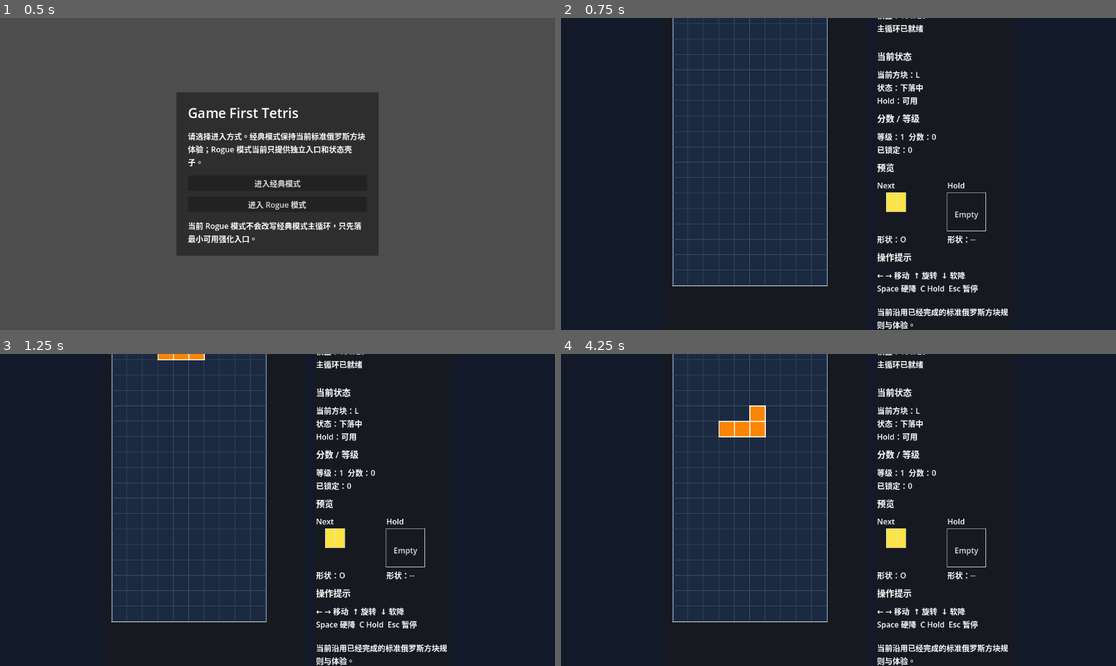
Above: before the commit, frames 1-4 (two rows, left to right).
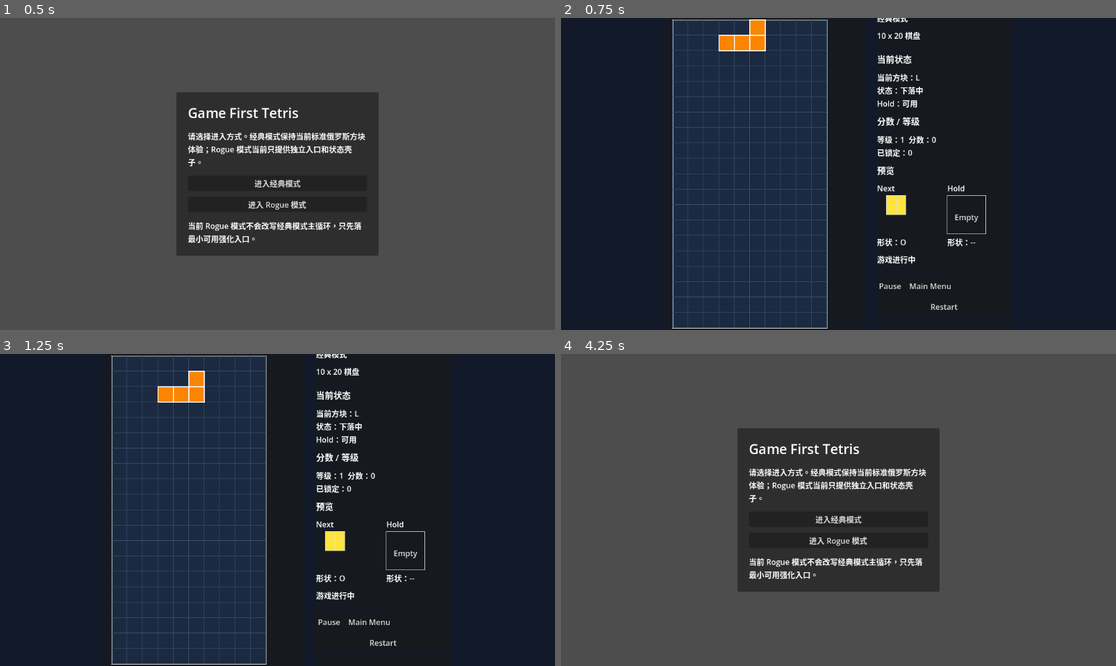
Above: after the commit, the same moments.

Repository: Drew-Z/game-first-tetris
Game: Godot game, scene res://scenes/main/main.tscn
Same seed, same stepped clock (60 frames per second), same inputs: the game is played once before the commit and once after it.
Inputs (mouse positions are in pixels of both pictures, inside the frame that each line leads up to):
- Up to frame 1 (0.5 s): no input
- Up to frame 2 (0.75 s): click "进入经典模式" at 0.5 s
- Up to frame 3 (1.25 s): no input
- Up to frame 4 (4.25 s): click (943, 644) at 1.25 s, where only the run after the commit has a clickable "Restart"; click (943, 644) at 2 s, where only the run after the commit has a clickable "Restart"; click (943, 644) at 2.75 s, where only the run after the commit has a clickable "Restart"; click (932, 622) at 3.5 s, where only the run after the commit has a clickable "Main Menu"

Frame 1 is identical in both runs. In frame 2, 8.9% of the frame differs, in the area x 20-81%, y 0-100%; in frame 3, 9.0%; in frame 4, 87%, in the area x 0-100%, y 0-100%.

Commit message:
refactor(ui): converge hud toward a cross-platform minimal layout

Diff:
--- a/scenes/ui/game_ui.tscn
+++ b/scenes/ui/game_ui.tscn
@@ -11,6 +11,7 @@
 script = ExtResource("1_s4j1r")
 
 [node name="TitleLabel" type="Label" parent="."]
+visible = false
 layout_mode = 2
 theme_override_font_sizes/font_size = 24
 text = "Tetris"
@@ -20,7 +21,7 @@
 text = "Classic / Rogue Board"
 
 [node name="StatusLabel" type="Label" parent="."]
-custom_minimum_size = Vector2(0, 72)
+custom_minimum_size = Vector2(0, 36)
 layout_mode = 2
 autowrap_mode = 3
 text = "Current gameplay summary will appear here."
@@ -37,7 +38,7 @@
 text = "当前状态"
 
 [node name="CurrentStateLabel" type="Label" parent="."]
-custom_minimum_size = Vector2(0, 64)
+custom_minimum_size = Vector2(0, 44)
 layout_mode = 2
 autowrap_mode = 3
 text = "Current active piece state will appear here."
@@ -61,14 +62,14 @@
 
 [node name="RogueStatusLabel" type="Label" parent="."]
 visible = false
-custom_minimum_size = Vector2(0, 84)
+custom_minimum_size = Vector2(0, 64)
 layout_mode = 2
 autowrap_mode = 3
 text = "Rogue upgrade state will appear here."
 
 [node name="RogueEffectsLabel" type="Label" parent="."]
 visible = false
-custom_minimum_size = Vector2(0, 92)
+custom_minimum_size = Vector2(0, 72)
 layout_mode = 2
 autowrap_mode = 3
 text = "Rogue upgrade details will appear here."
@@ -154,18 +155,20 @@
 text = "Shape: none"
 
 [node name="HintHeader" type="Label" parent="."]
+visible = false
 layout_mode = 2
 theme_override_font_sizes/font_size = 18
 text = "操作提示"
 
 [node name="HintLabel" type="Label" parent="."]
-custom_minimum_size = Vector2(0, 64)
+visible = false
+custom_minimum_size = Vector2(0, 36)
 layout_mode = 2
 autowrap_mode = 3
 text = "Control hints will appear here."
 
 [node name="SystemLabel" type="Label" parent="."]
-custom_minimum_size = Vector2(0, 64)
+custom_minimum_size = Vector2(0, 40)
 layout_mode = 2
 autowrap_mode = 3
 text = "System status will appear here."
--- a/scripts/ui/game_ui.gd
+++ b/scripts/ui/game_ui.gd
@@ -25,6 +25,7 @@
 @onready var hold_preview: Control = $PreviewRow/HoldPanel/HoldPreview
 @onready var next_piece_label: Label = $PreviewRow/NextPanel/NextPieceLabel
 @onready var hold_piece_label: Label = $PreviewRow/HoldPanel/HoldPieceLabel
+@onready var hint_header: Label = $HintHeader
 @onready var hint_label: Label = $HintLabel
 @onready var system_label: Label = $SystemLabel
 
@@ -58,7 +59,7 @@
 	current_mode_id = mode_id
 	current_mode_display_name = mode_display_name
 	stage_label.text = mode_display_name
-	status_label.text = "棋盘：%d x %d\n主循环已就绪" % [columns, rows]
+	status_label.text = "%d x %d 棋盘" % [columns, rows]
 	current_state_label.text = "当前方块：--\n状态：等待开始\nHold：可用"
 	stats_label.text = "等级：1  分数：0\n已锁定：0"
 	_update_rogue_status(
@@ -69,8 +70,8 @@
 		rogue_active_carry_over_upgrade_display_name,
 		rogue_next_run_carry_over_upgrade_display_name
 	)
-	hint_label.text = "← → 移动  ↑ 旋转  ↓ 软降\nSpace 硬降  C Hold  Esc 暂停"
-	system_label.text = "准备开始"
+	_set_help_visibility(false)
+	system_label.text = ""
 	_set_preview_meta(next_piece_label, &"")
 	_set_preview_meta(hold_piece_label, &"")
 	set_rogue_choice_prompt(false)
@@ -122,7 +123,7 @@
 		rogue_active_carry_over_upgrade_display_name,
 		rogue_next_run_carry_over_upgrade_display_name
 	)
-	hint_label.text = "← → 移动  ↑ 旋转  ↓ 软降\nSpace 硬降  C Hold  Esc 暂停"
+	_set_help_visibility(false)
 	system_label.text = _get_runtime_system_text(is_falling, mode_note)
 
 
@@ -157,7 +158,7 @@
 		rogue_active_carry_over_upgrade_display_name,
 		rogue_next_run_carry_over_upgrade_display_name
 	)
-	hint_label.text = "Restart 重新开局\nMain Menu 返回菜单"
+	_set_help_visibility(true, "Restart 重新开局\nMain Menu 返回菜单")
 	system_label.text = "游戏结束"
 
 
@@ -194,6 +195,7 @@
 		rogue_choice_hint.text = ""
 		_set_rogue_choice_buttons_visible(false)
 		rogue_choice_panel.visible = false
+		_set_help_visibility(false)
 		_update_focus_behavior(false, false, false)
 		return
 
@@ -201,14 +203,16 @@
 
 	if not is_visible:
 		rogue_choice_title.text = "Rogue 选择进度"
-		rogue_choice_hint.text = "当前无待选强化。\n达到下一轮条件后，会在这里出现 3 选 1。"
+		rogue_choice_hint.text = "当前无待选强化。\n下一轮到达阈值后，会在这里出现 3 选 1。"
 		_set_rogue_choice_buttons_visible(false)
+		_set_help_visibility(false)
 		_update_focus_behavior(false, false, false)
 		return
 
 	rogue_choice_title.text = title
 	rogue_choice_hint.text = hint
 	_set_rogue_choice_buttons_visible(true)
+	_set_help_visibility(true, "↑ ↓ 选择强化\nEnter / Space 确认")
 	_update_focus_behavior(false, false, true)
 
 
@@ -223,6 +227,7 @@
 		pause_button.text = "Pause"
 		pause_button.disabled = true
 	elif is_paused:
+		_set_help_visibility(true, "Resume 继续\nRestart 重开\nMain Menu 返回菜单")
 		system_label.text = "已暂停"
 
 
@@ -282,13 +287,12 @@
 	if rogue_next_run_carry_over_upgrade_display_name != "":
 		next_carry_text = rogue_next_run_carry_over_upgrade_display_name
 
-	rogue_status_label.text = "已选强化：%s\n本局带入：%s\n下一局带入：%s\n出生保护：%s" % [
+	rogue_status_label.text = "已选强化：%s\n本局带入：%s\n下一局带入：%s" % [
 		upgrade_summary,
 		active_carry_text,
 		next_carry_text,
-		protection_text,
 	]
-	rogue_effects_label.text = "强化效果：\n%s" % [effects_text]
+	rogue_effects_label.text = "强化效果：\n%s\n出生保护：%s" % [effects_text, protection_text]
 
 
 func _update_focus_behavior(is_paused: bool, is_game_over: bool, is_choice_prompt_visible: bool) -> void:
@@ -352,7 +356,12 @@
 	if not is_falling:
 		return "等待锁定结算"
 
-	if mode_note != "":
-		return mode_note
-
 	return "游戏进行中"
+
+
+func _set_help_visibility(is_visible: bool, text: String = "") -> void:
+	hint_header.visible = is_visible
+	hint_label.visible = is_visible
+
+	if is_visible:
+		hint_label.text = text
Not shown, changed: README.md
Not shown, changed: docs/roadmap.md
Not shown, changed: docs/task-board.md
Not shown, changed: docs/test-checklist.md
